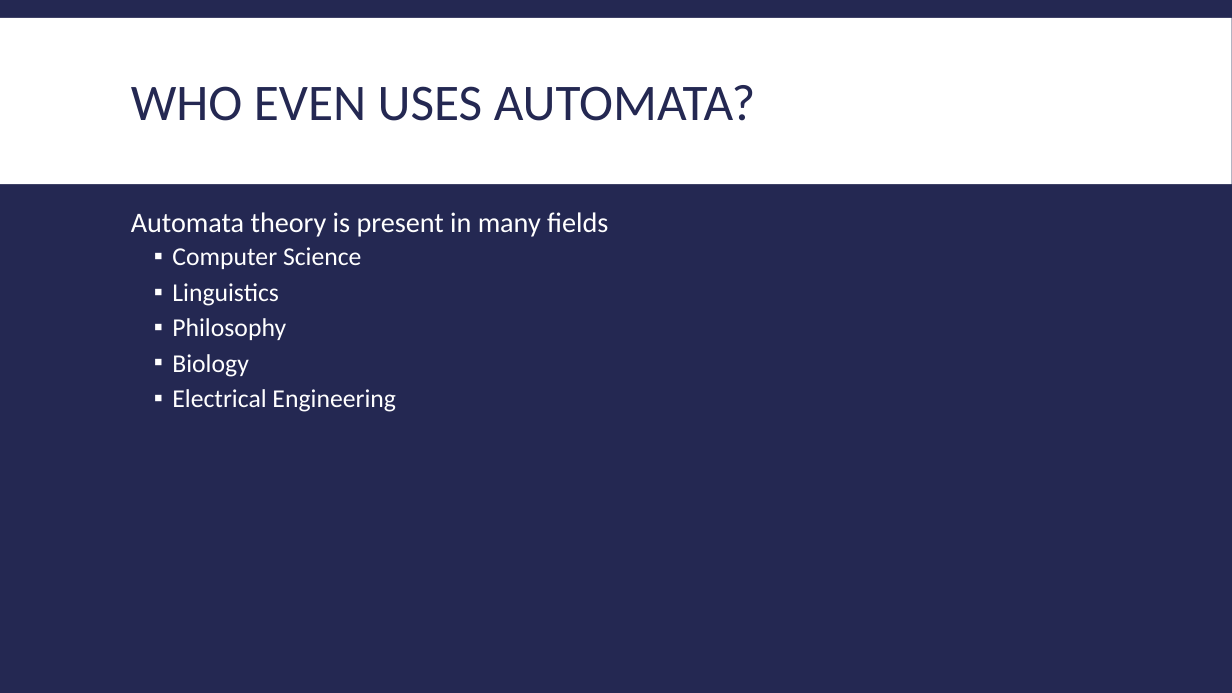
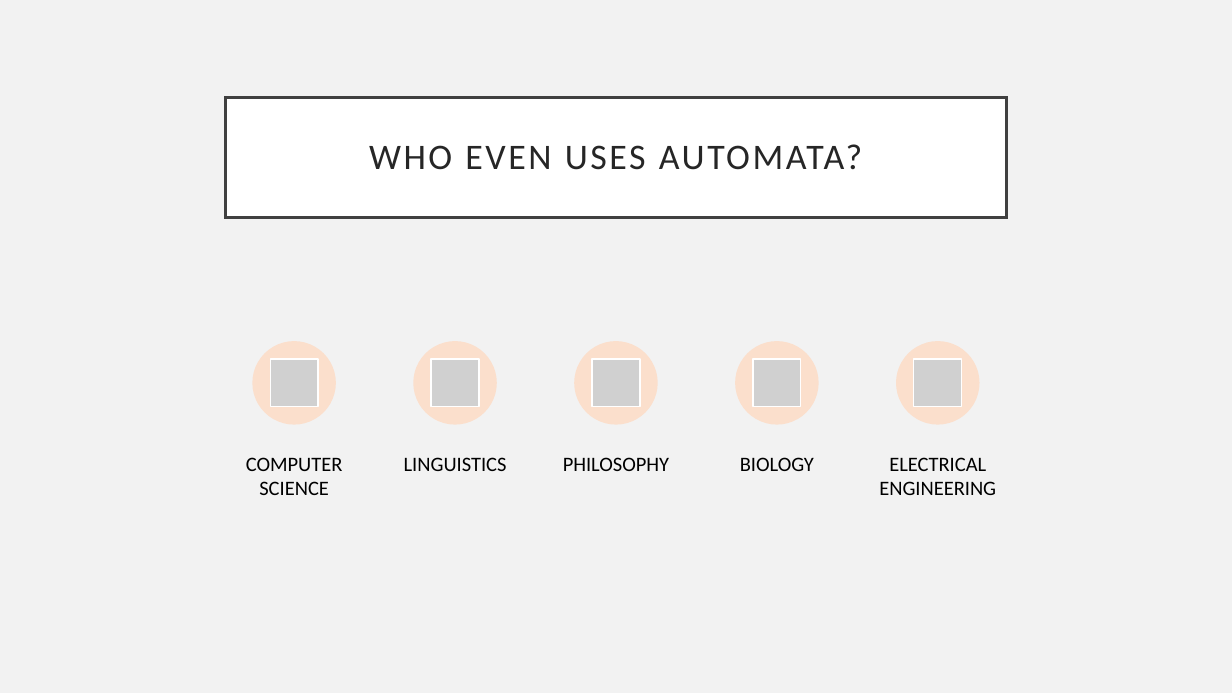
Before and after one commit to Jacobsma/CS477-Project, a slide deck: slide 11 of implementation.pptx. Drawn at 1232x693 pixels with LibreOffice and Linux fonts; fonts in the diff are those of the drawing; grey boxes stand for pictures. Boxes give left, top, right and bottom in pixels: in the first picture for what was removed or moved away, otherwise in the second. Text is boxed around its words. In the diff, an @@ line names an element or a change of style, - is before the commit and + after.

```diff
--- a/implementation.pptx
+++ b/implementation.pptx
@@ background #242852 to #F2F2F2 @@
@@ rectangle removed at bbox=[0, 18, 1232, 184] @@
@@ title "WHO EVEN USES AUTOMATA?": place and size @@
-title "WHO EVEN USES AUTOMATA?" at bbox=[131, 85, 756, 121]
+title "WHO EVEN USES AUTOMATA?" at bbox=[226, 97, 1006, 217]
@@ title "WHO EVEN USES AUTOMATA?" at bbox=[226, 97, 1006, 217]: size 40 to 28 pt, text colour #242852 to #262626, letter spacing 0 to 2 pt; alignment left to centre; line spacing 0.85 to 0.9; fill none to #FFFFFF; outline none to #404040 2.5 pt @@
@@ text removed at bbox=[131, 212, 608, 412] @@
-Automata theory is present in many fields
-  ▪ Computer Science
-  ▪ Linguistics
-  ▪ Philosophy
-  ▪ Biology
-  ▪ Electrical Engineering
@@ group added at bbox=[246, 341, 996, 495]: 5 ellipses, 5 pictures, 5 texts @@
+COMPUTER SCIENCE
+LINGUISTICS
+PHILOSOPHY
+BIOLOGY
+ELECTRICAL ENGINEERING
```
Also in this commit, not shown: 20 other slides changed, 3 slides added, 3 slides removed, 1 other file.
